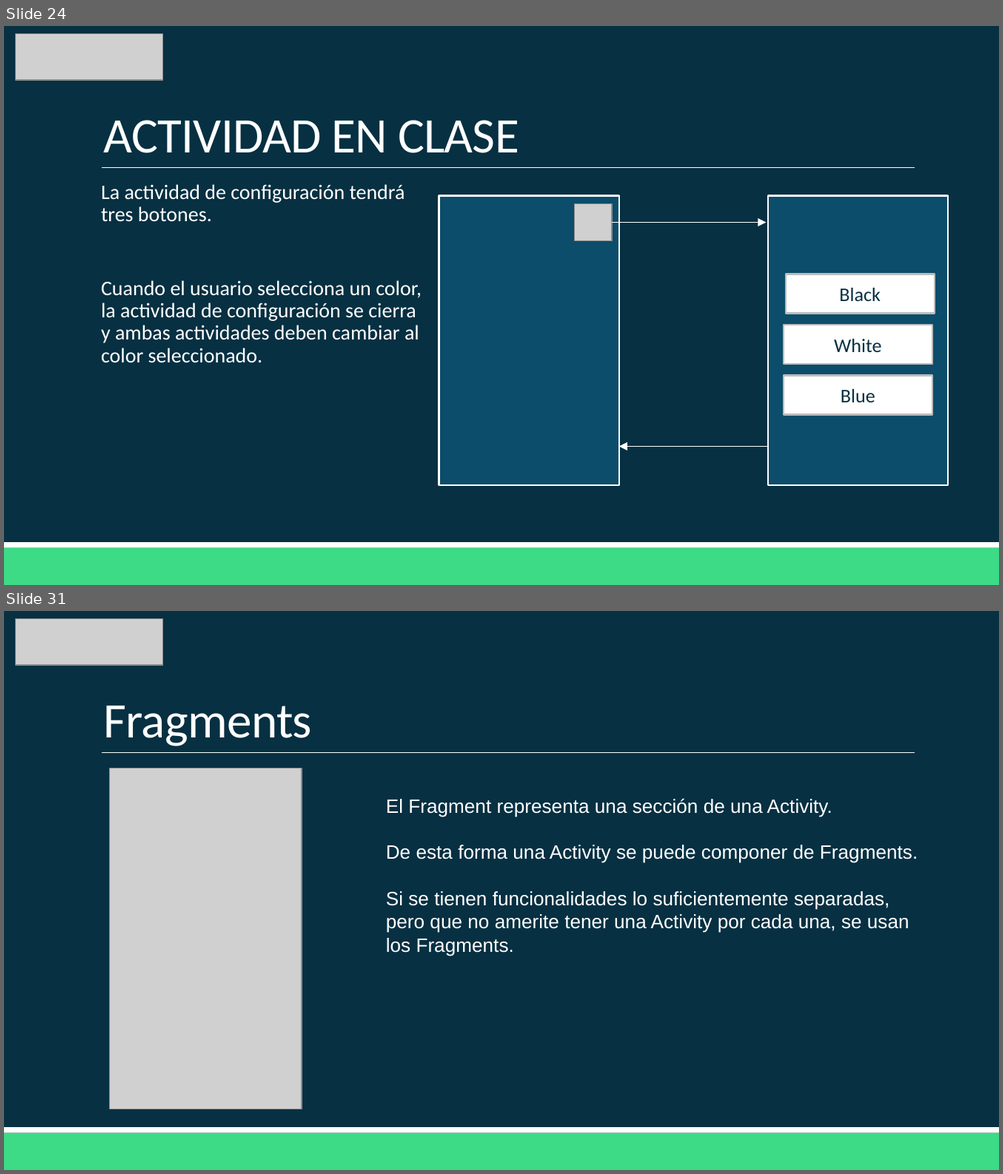
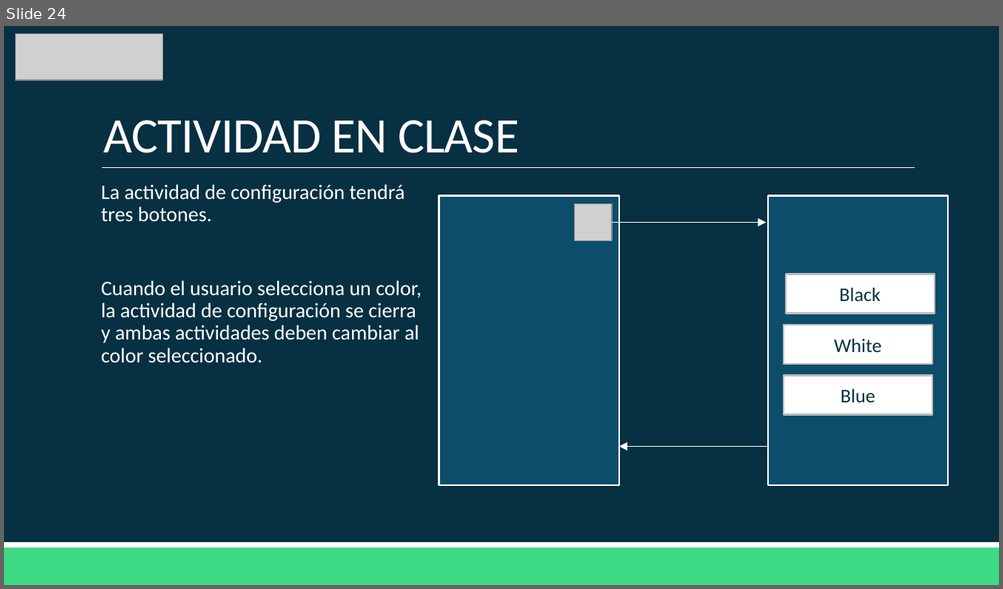
Before and after one commit to Domiciano/AppMoviles201, a slide deck: Clase3/Clase 3.pptx. Shown one above the other, each under a label of ours: slides 24 and 31 before the commit, slide 24 after it; the slides between them are not shown. The pictures are 1003x1174 and 1003x589 pixels, drawn with LibreOffice and Linux fonts; fonts in the diff are those of the drawing; grey boxes stand for pictures. Boxes give left, top, right and bottom in pixels: in the first picture for what was removed or moved away, otherwise in the second. Text is boxed around its words. In the diff, an @@ line names an element or a change of style, - is before the commit and + after.

```diff
--- a/Clase3/Clase 3.pptx
+++ b/Clase3/Clase 3.pptx
@@ slide 31 removed at [4, 611, 999, 1170], background #073042; not listed: 3 template elements that a slide beside it also shows @@
@@ picture removed at [16, 619, 163, 666] @@
@@ title removed at [103, 706, 312, 746] @@
-Fragments
@@ picture removed at [109, 768, 301, 1109] @@
@@ text removed at [386, 798, 917, 957] @@
-El Fragment representa una sección de una Activity.
-De esta forma una Activity se puede componer de Fragments.
-Si se tienen funcionalidades lo suficientemente separadas, pero que no amerite tener una Activity por cada una, se usan los Fragments.
```
Also in this commit, not shown: 46 other slides removed.
